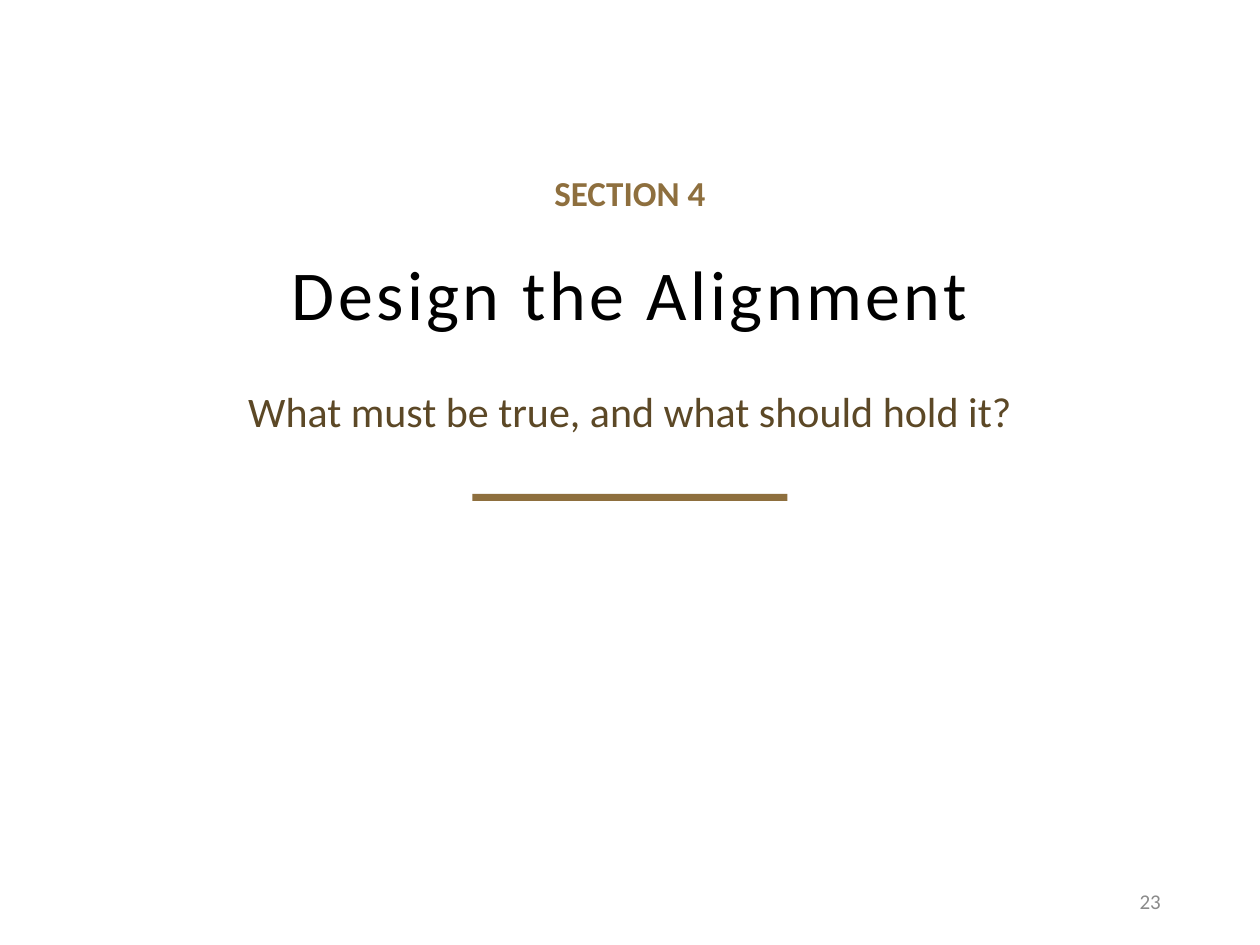
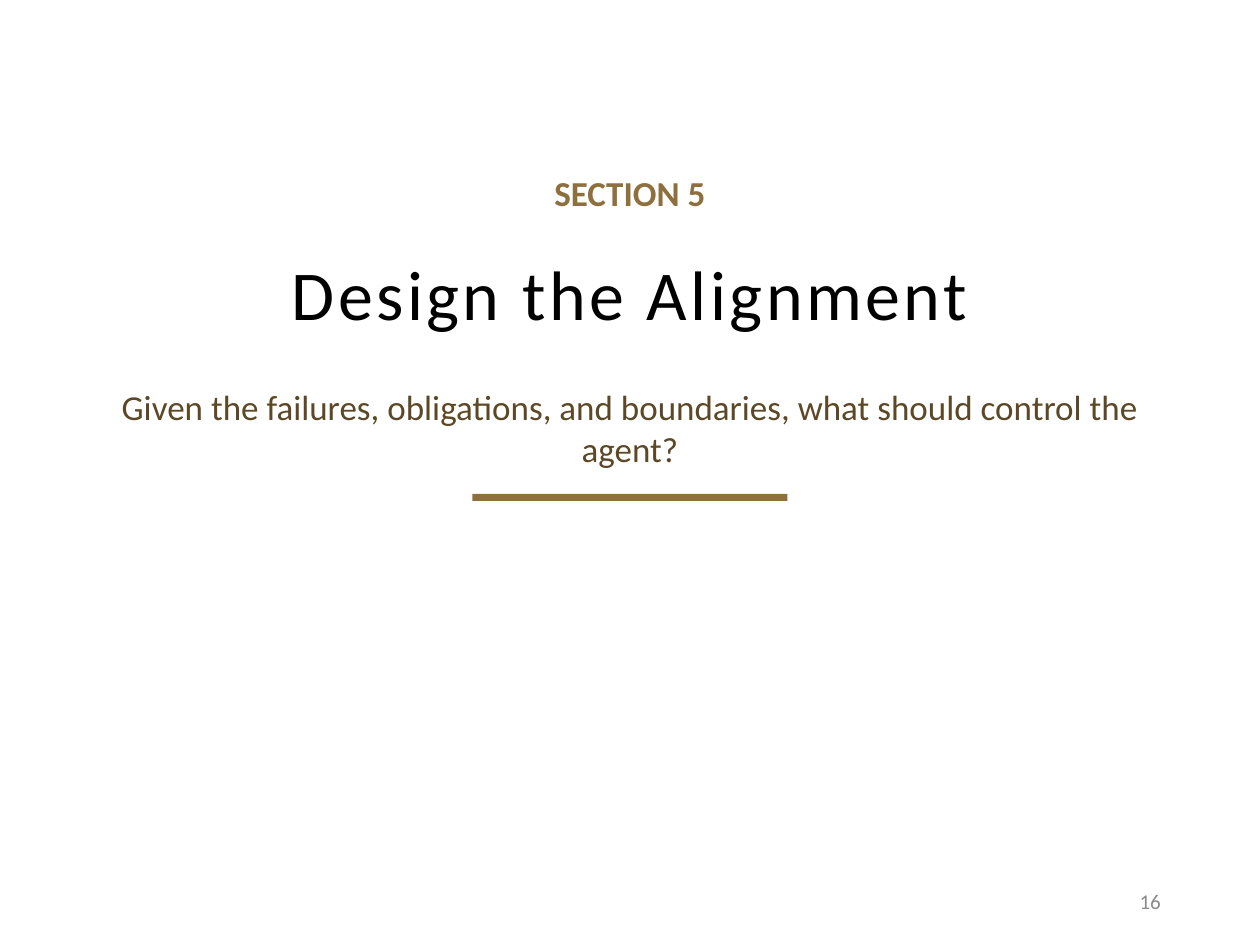
Before and after one commit to davisjam/model-based-agentic-software-engineering, a slide deck: slide 16 of course/lectures/act-2-delegation-and-control/03-alignment/2-3-Alignment.pptx (slide 23 before the commit). Drawn at 1260x945 pixels with LibreOffice and Linux fonts; fonts in the diff are those of the drawing; background and template pictures are left out. Boxes give left, top, right and bottom in pixels: in the first picture for what was removed or moved away, otherwise in the second. Text is boxed around its words. In the diff, an @@ line names an element or a change of style, - is before the commit and + after.

```diff
--- a/course/lectures/act-2-delegation-and-control/03-alignment/2-3-Alignment.pptx
+++ b/course/lectures/act-2-delegation-and-control/03-alignment/2-3-Alignment.pptx
@@ text at <box>554,183,706,207</box>: text changed @@
-SECTION 4
+SECTION 5
@@ text at <box>122,395,1138,468</box>: text changed; size 24 to 20 pt @@
-What must be true, and what should hold it?
+Given the failures, obligations, and boundaries, what should control the agent?
@@ page number at <box>1140,895,1161,909</box>: text changed @@
-23
+16
```
Also in this commit, not shown: 13 other slides changed, 7 slides removed.
